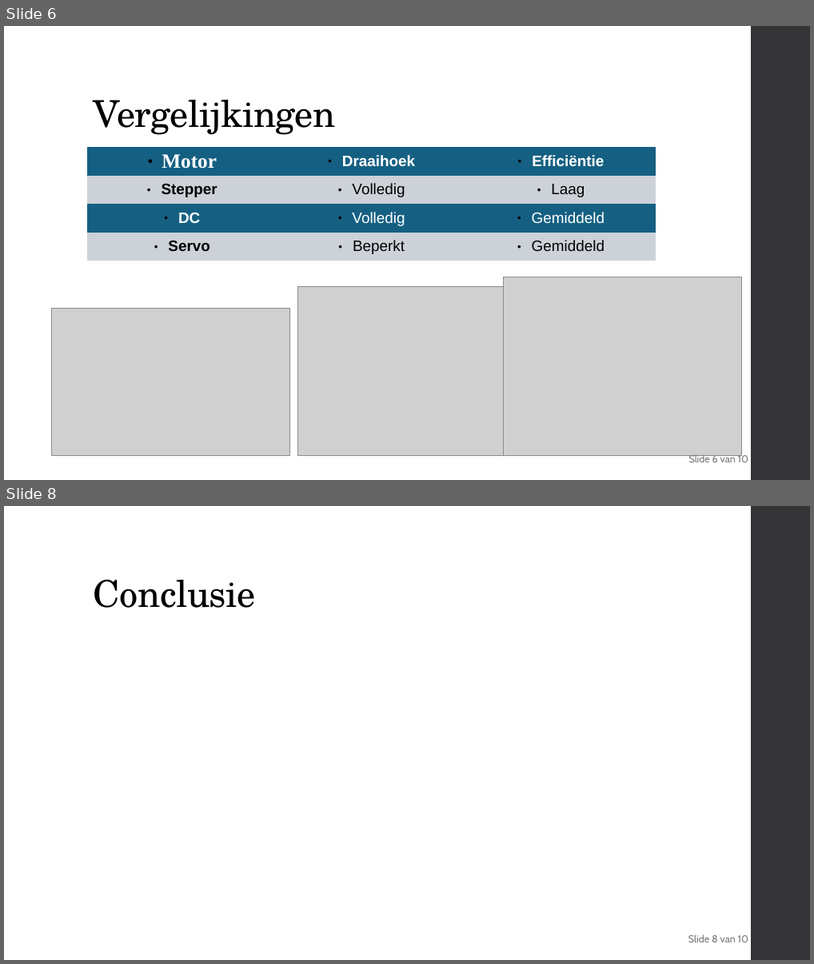
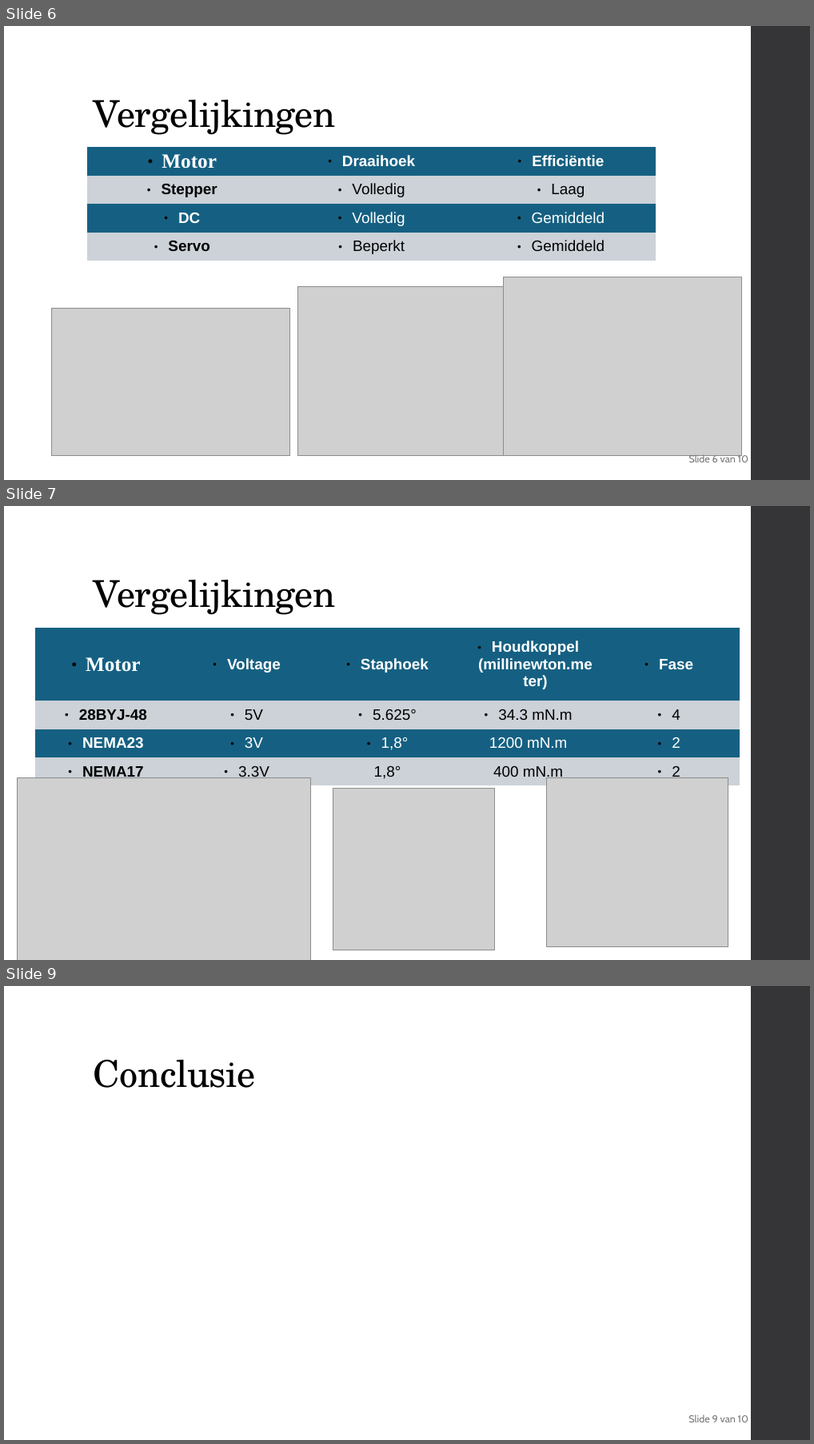
Before and after one commit to delamiro/Embedded-Stepper-Motor, a slide deck: docs/presentatie.odp. Shown one above the other, each under a label of ours: slides 6 and 8 before the commit, slides 6, 7 and 9 after it; the slides between them are not shown. The pictures are 814x964 and 814x1444 pixels, drawn with LibreOffice and Linux fonts; fonts in the diff are those of the drawing; grey boxes stand for pictures. Boxes give left, top, right and bottom in pixels: in the first picture for what was removed or moved away, otherwise in the second. Text is boxed around its words. In the diff, an @@ line names an element or a change of style, - is before the commit and + after.

```diff
--- a/docs/presentatie.odp
+++ b/docs/presentatie.odp
@@ slide 7 added at bbox=[4, 506, 810, 960], background #FFFFFF; not listed: 1 template element that a slide beside it also shows @@
@@ title added at bbox=[94, 580, 336, 615], 44 pt, text #000000 @@
+Vergelijkingen
@@ table added at bbox=[35, 628, 740, 783], 4 rows, 5 columns @@
+Motor | Voltage | Staphoek | Houdkoppel (millinewton.meter) | Fase
+28BYJ-48 | 5V | 5.625° | 34.3 mN.m | 4
+NEMA23 | 3V | 1,8° | 1200 mN.m | 2
+NEMA17 | 3.3V | 1,8° | 400 mN.m | 2
@@ picture added at bbox=[18, 778, 311, 960] @@
@@ picture added at bbox=[333, 788, 494, 949] @@
@@ picture added at bbox=[547, 777, 729, 946] @@
@@ what was slide 8 is now slide 9 @@
@@ text at bbox=[689, 1414, 749, 1422]: text changed @@
-Slide 8 van 10
+Slide 9 van 10
```
Also in this commit, not shown: 1 slide changed.
